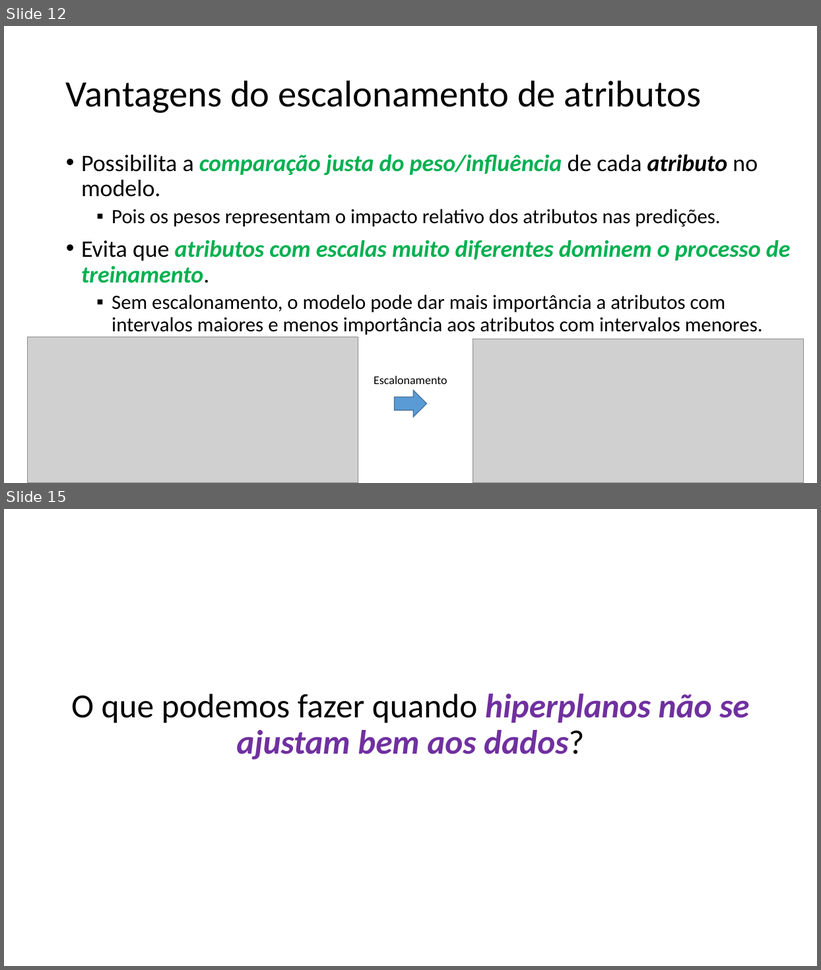
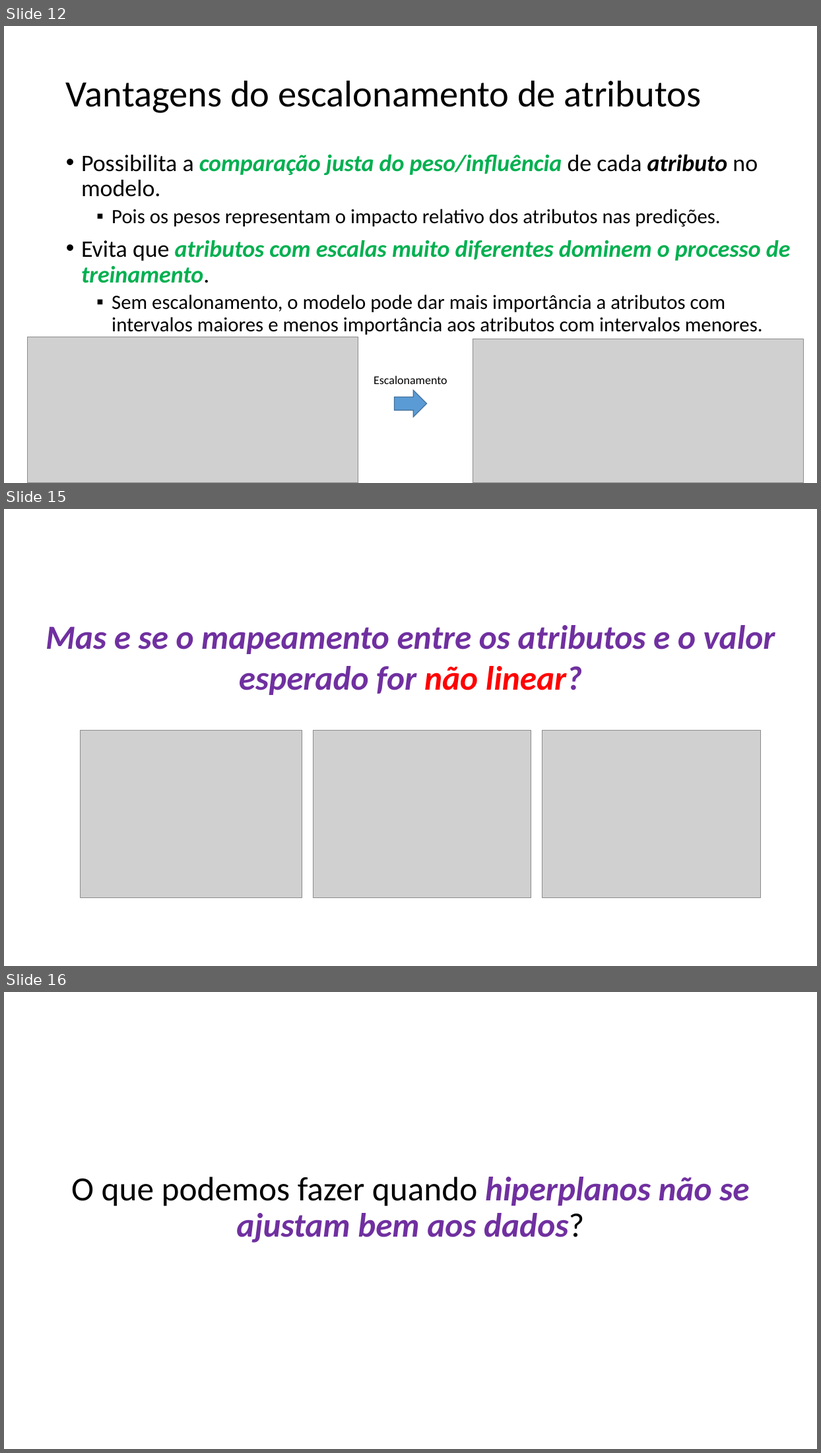
Before and after one commit to zz4fap/t319_aprendizado_de_maquina, a slide deck: slides/T319_Regressão_Linear (Parte IV).pptx. Shown one above the other, each under a label of ours: slides 12 and 15 before the commit, slides 12, 15 and 16 after it; the slides between them are not shown. The pictures are 821x970 and 821x1453 pixels, drawn with LibreOffice and Linux fonts; fonts in the diff are those of the drawing; grey boxes stand for pictures. Boxes give left, top, right and bottom in pixels: in the first picture for what was removed or moved away, otherwise in the second. Text is boxed around its words. In the diff, an @@ line names an element or a change of style, - is before the commit and + after.

```diff
--- a/slides/T319_Regressão_Linear (Parte IV).pptx
+++ b/slides/T319_Regressão_Linear (Parte IV).pptx
@@ slide 15 added at (x1=4, y1=509, x2=817, y2=966), background #FFFFFF @@
@@ text added at (x1=46, y1=625, x2=776, y2=695), 40 pt, text #7030A0, bold, italic @@
+Mas e se o mapeamento entre os atributos e o valor esperado for não linear?
@@ picture added at (x1=81, y1=730, x2=302, y2=898) @@
@@ picture added at (x1=314, y1=730, x2=531, y2=898) @@
@@ picture added at (x1=543, y1=730, x2=761, y2=898) @@
@@ what was slide 15 is now slide 16 @@
```
Also in this commit, not shown: 7 slides changed, 2 other slides added, 1 slide removed, 2 other files.
